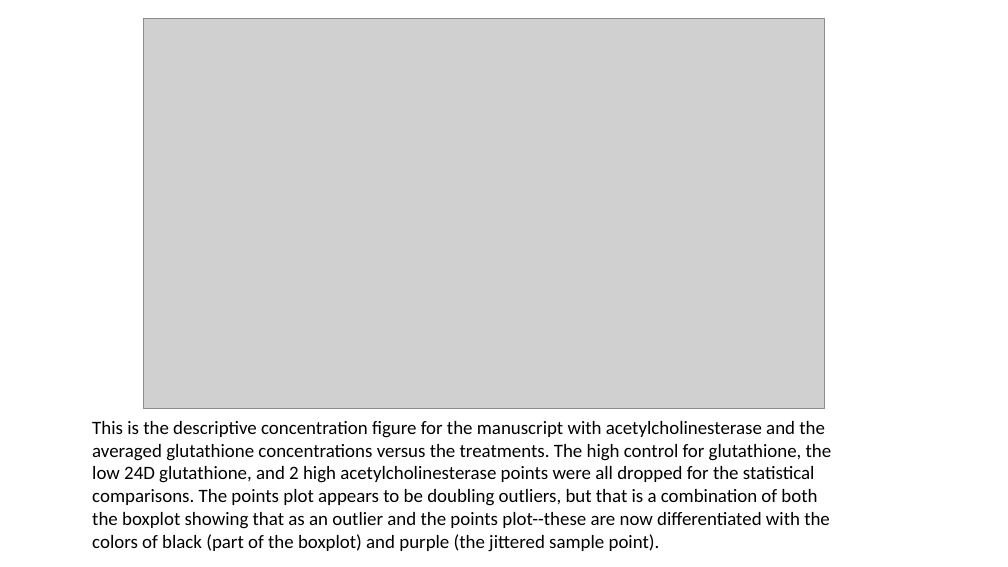
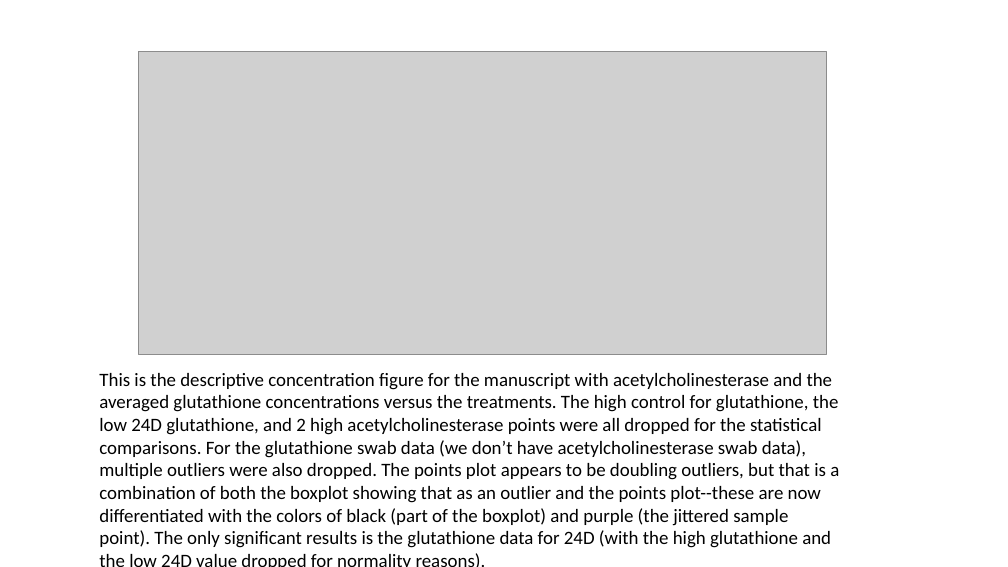
Before and after one commit to amphibian-exeff/vanmeter_salamander_exposures, a slide deck: slide 7 of pptx/vanmeter_salamander_exposures.pptx. Drawn at 1008x567 pixels with LibreOffice and Linux fonts; fonts in the diff are those of the drawing; grey boxes stand for pictures. Boxes give left, top, right and bottom in pixels: in the first picture for what was removed or moved away, otherwise in the second. Text is boxed around its words. In the diff, an @@ line names an element or a change of style, - is before the commit and + after.

Commit message:
gsh swab outliers and tests

```diff
--- a/pptx/vanmeter_salamander_exposures.pptx
+++ b/pptx/vanmeter_salamander_exposures.pptx
@@ picture: place and size @@
-picture at [143, 19, 824, 408]
+picture at [138, 51, 827, 354]
@@ text at [99, 373, 839, 548]: text changed @@
-This is the descriptive concentration figure for the manuscript with acetylcholinesterase and the averaged glutathione concentrations versus the treatments. The high control for glutathione, the low 24D glutathione, and 2 high acetylcholinesterase points were all dropped for the statistical comparisons. The points plot appears to be doubling outliers, but that is a combination of both the boxplot showing that as an outlier and the points plot--these are now differentiated with the colors of black (part of the boxplot) and purple (the jittered sample point).
+This is the descriptive concentration figure for the manuscript with acetylcholinesterase and the averaged glutathione concentrations versus the treatments. The high control for glutathione, the low 24D glutathione, and 2 high acetylcholinesterase points were all dropped for the statistical comparisons. For the glutathione swab data (we don’t have acetylcholinesterase swab data), multiple outliers were also dropped. The points plot appears to be doubling outliers, but that is a combination of both the boxplot showing that as an outlier and the points plot--these are now differentiated with the colors of black (part of the boxplot) and purple (the jittered sample point). The only significant results is the glutathione data for 24D (with the high glutathione and the low 24D value dropped for normality reasons).
```
Also in this commit, not shown: 4 other slides changed, 2 slides added, 2 other files.
